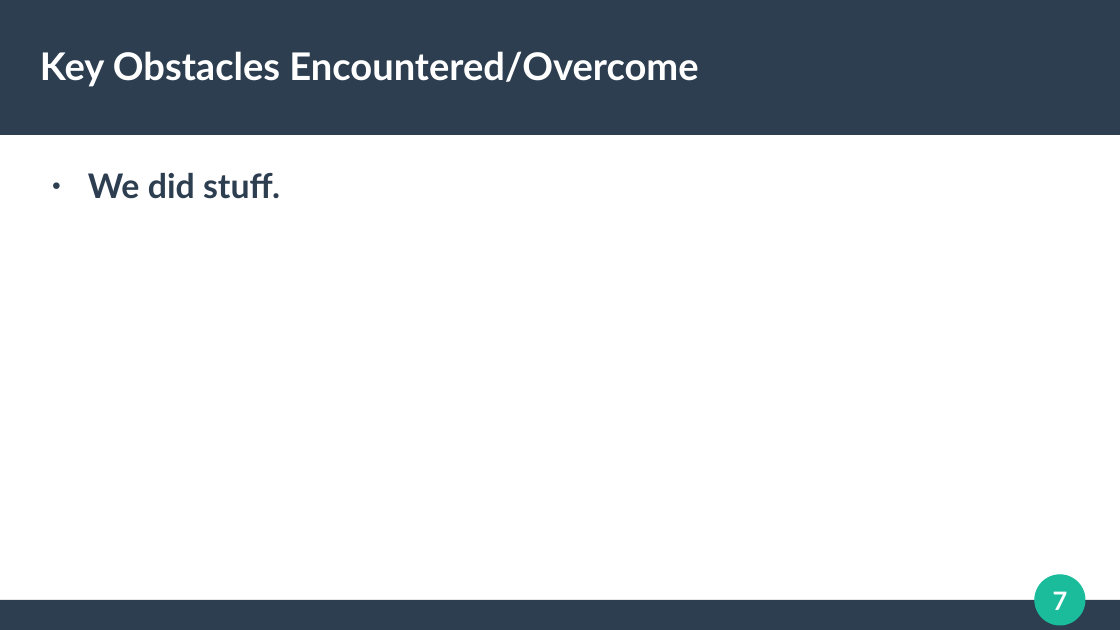
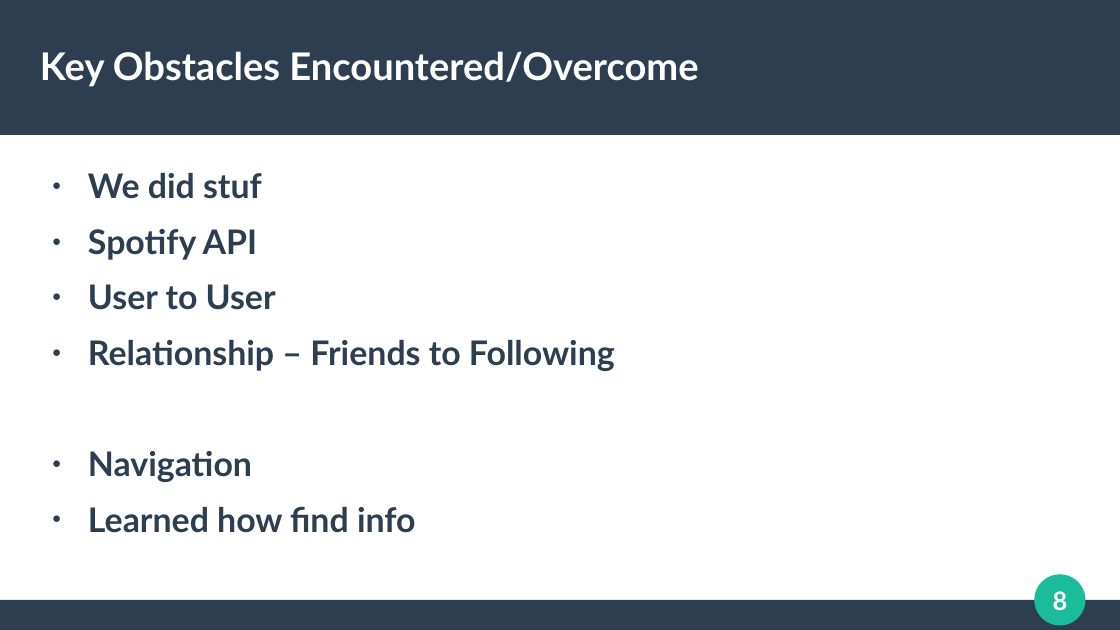
Before and after one commit to tunefull/tunefull.github.io, a slide deck: slide 8 of docs/presentation/tunefull-presentation-power-point.pptx (slide 7 before the commit). Drawn at 1120x630 pixels with LibreOffice and Linux fonts; fonts in the diff are those of the drawing. Boxes give left, top, right and bottom in pixels: in the first picture for what was removed or moved away, otherwise in the second. Text is boxed around its words. In the diff, an @@ line names an element or a change of style, - is before the commit and + after.

```diff
--- a/docs/presentation/tunefull-presentation-power-point.pptx
+++ b/docs/presentation/tunefull-presentation-power-point.pptx
@@ text at (88,173,615,533): text changed @@
-● We did stuff.
+● We did stuf
+● Spotify API
+● User to User
+● Relationship – Friends to Following
+● Navigation
+● Learned how find info
@@ page number at (1053,591,1068,610): text changed @@
-7
+8
```
Also in this commit, not shown: 3 other slides changed, 2 slides added, 1 slide removed.
